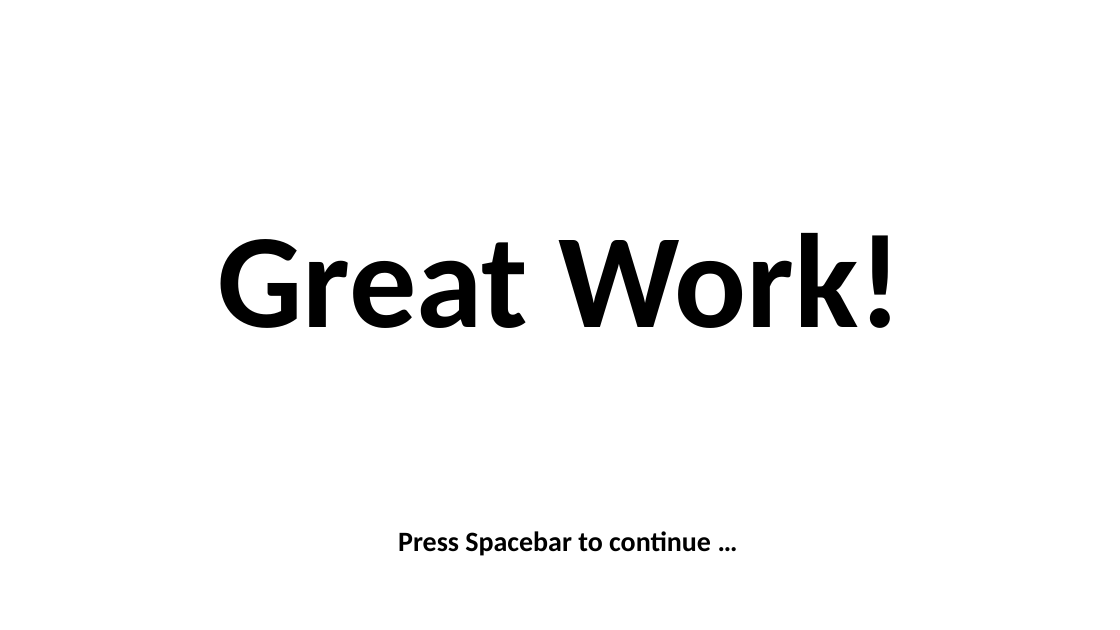
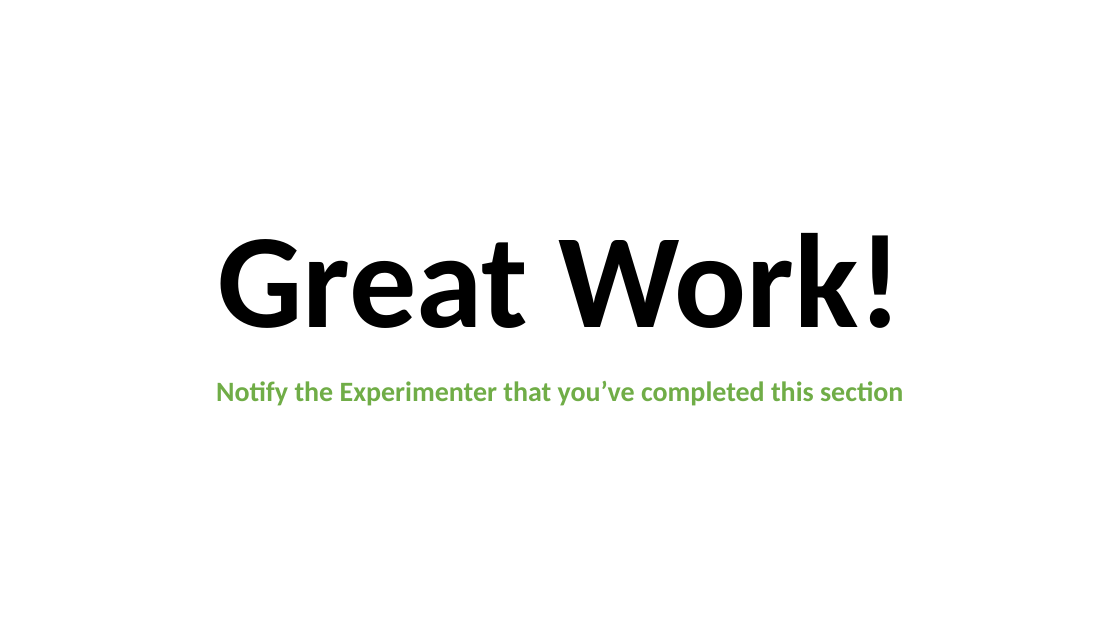
Before and after one commit to kbnealy/OpenMaze, a slide deck: slide 9 of Assets/StreamingAssets/2D_Objects/Practice/Practice_online_final.pptx. Drawn at 1120x630 pixels with LibreOffice and Linux fonts; fonts in the diff are those of the drawing. Boxes give left, top, right and bottom in pixels: in the first picture for what was removed or moved away, otherwise in the second. Text is boxed around its words. In the diff, an @@ line names an element or a change of style, - is before the commit and + after.

```diff
--- a/Assets/StreamingAssets/2D_Objects/Practice/Practice_online_final.pptx
+++ b/Assets/StreamingAssets/2D_Objects/Practice/Practice_online_final.pptx
@@ text added at (x1=216, y1=381, x2=903, y2=406), 24 pt, text #70AD47, bold @@
+Notify the Experimenter that you’ve completed this section
@@ text removed at (x1=398, y1=531, x2=711, y2=556) @@
-Press Spacebar to continue …
```
Also in this commit, not shown: 11 other slides changed, 30 other files.
